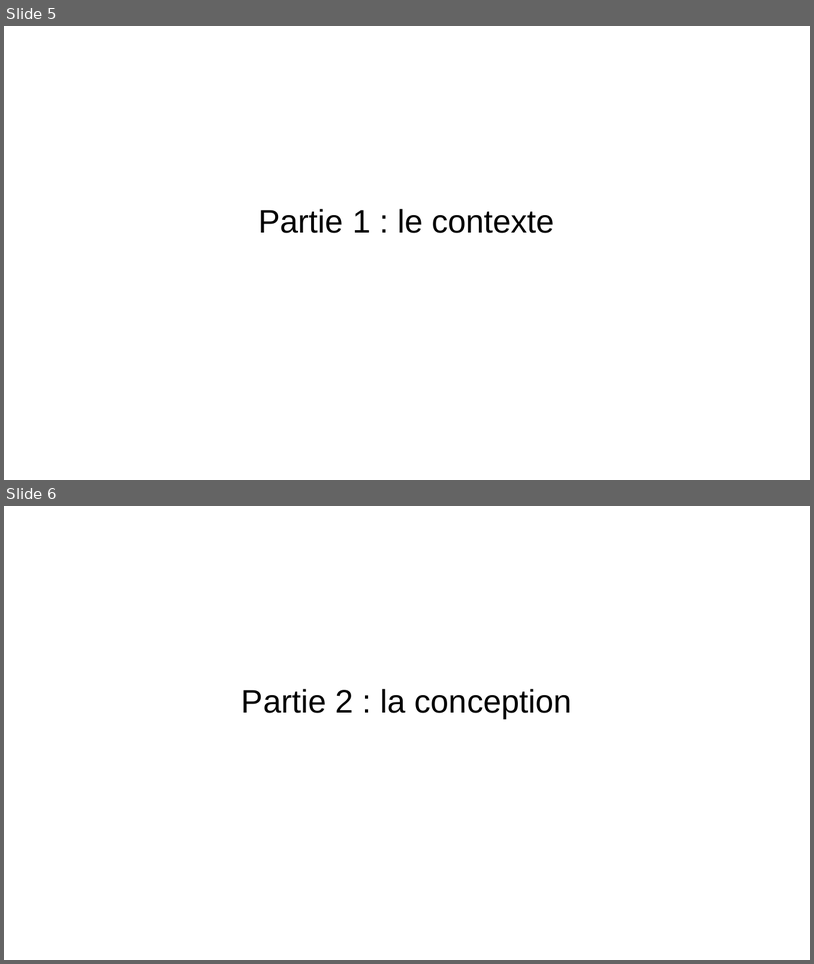
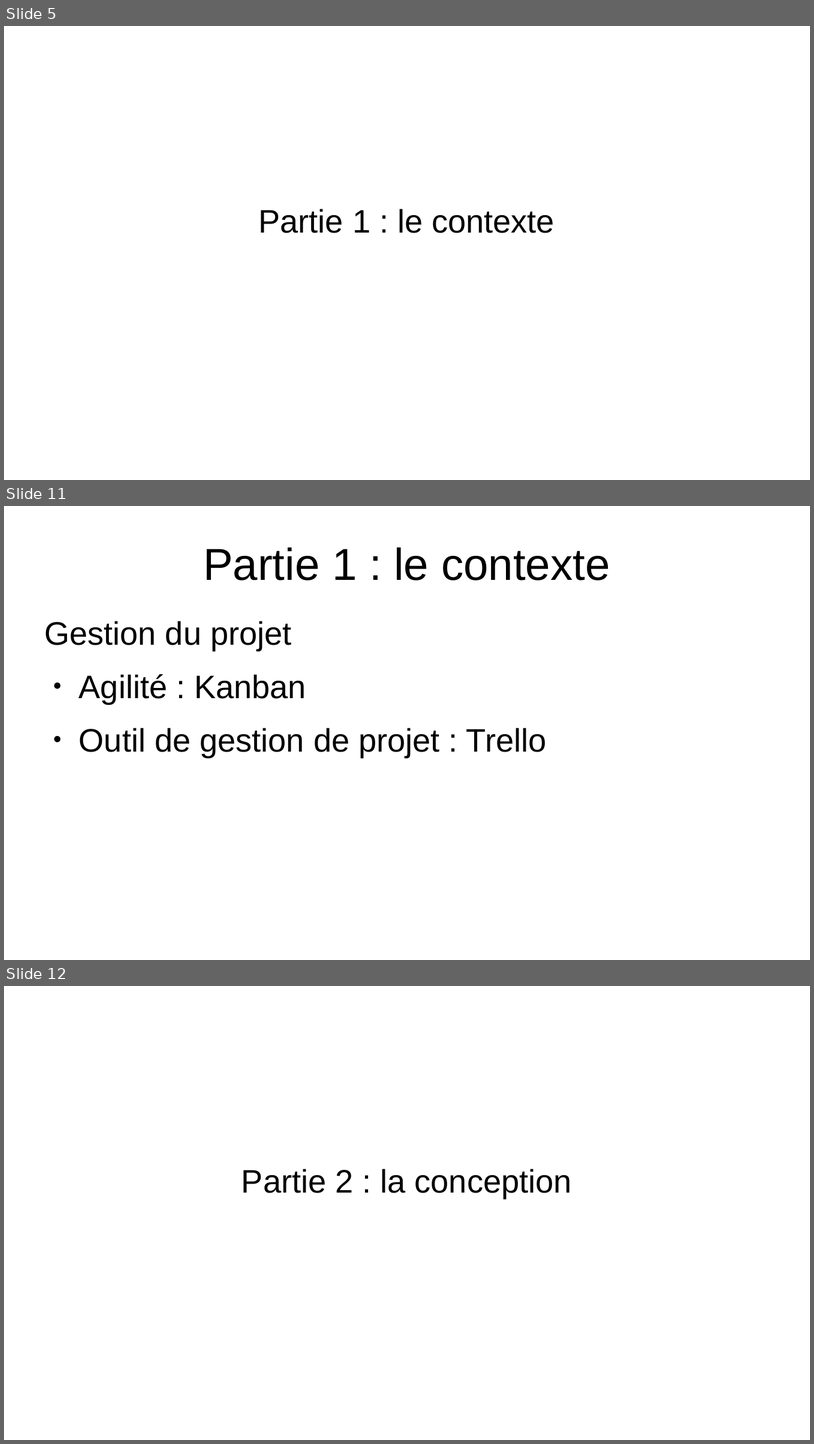
Before and after one commit to EmmaBroudic/Projet-Nooky, a slide deck: doc/Nooky.odp. Shown one above the other, each under a label of ours: slides 5 and 6 before the commit, slides 5, 11 and 12 after it; the slides between them are not shown. The pictures are 814x964 and 814x1444 pixels, drawn with LibreOffice and Linux fonts; fonts in the diff are those of the drawing. Boxes give left, top, right and bottom in pixels: in the first picture for what was removed or moved away, otherwise in the second. Text is boxed around its words. In the diff, an @@ line names an element or a change of style, - is before the commit and + after.

```diff
--- a/doc/Nooky.odp
+++ b/doc/Nooky.odp
@@ slide 11 added at (4, 506, 810, 960), background #FFFFFF @@
@@ title added at (203, 547, 610, 580), 44 pt, text #000000 @@
+Partie 1 : le contexte
@@ text added at (44, 621, 547, 757), 32 pt, text #000000 @@
+Gestion du projet
+● Agilité : Kanban
+● Outil de gestion de projet : Trello
@@ what was slide 6 is now slide 12 @@
```
Also in this commit, not shown: 10 other slides added, 3 other files.
